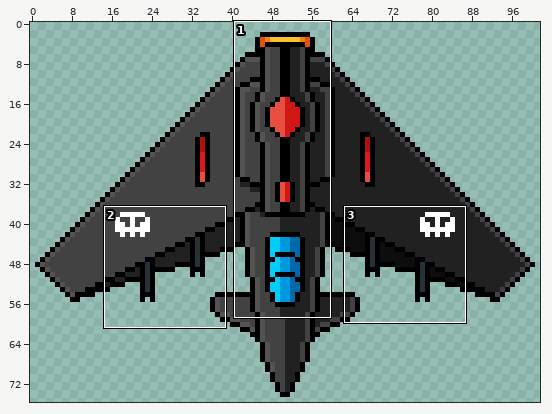
File history of a sprite sheet, Assets/Img/Enemies/Pirate_Boss.png. The picture above shows the old version from afar; the outline marks the close-up.
Close-up. Old version:
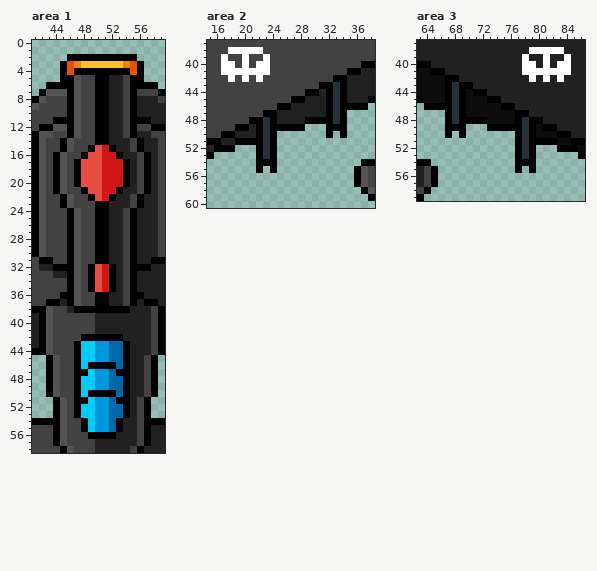
The file is 102x76 pixels. Shown: area 1: x 41..59, y 0..58; area 2: x 15..38, y 37..60; area 3: x 63..86, y 37..59.
After:
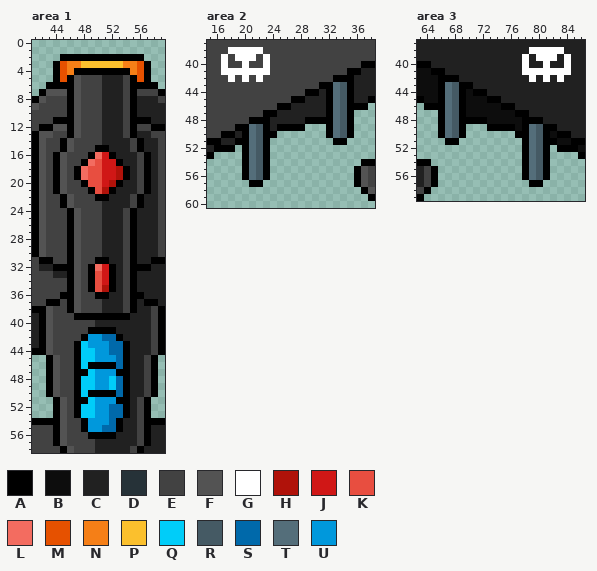
Palette (. is transparent): A #000000  B #0d0d0d  C #212121  D #263238  E #424242  F #535353  G #ffffff  H #b0120a  J #d01716  K #e84e40  L #f36c60  M #e65100  N #f57f17  P #fbc02d  Q #00cdf9  R #455a64  S #0069aa  T #546e7a  U #0098dc
From old to new:
Changed rows in their new state; - is an unchanged pixel.
Area 1:
first column x 44:
 2 -A----------A-
 3 AMN--------NMA
 4 AMN--------NMA
 5 AM----EC----MA
 6 ------EC------
 7 ------EC------
 8 ------EC------
 9 ------EC------
10 ------EC------
11 ------EC------
12 ------EC------
13 ------EC------
14 ------EC------
15 -----EAAC-----
16 ----EAL-AC----
17 ---EAL---AC---
18 ----L----H----
19 ----L----H----
20 ---EA---HAC---
21 ----EA-HAC----
22 -----EAAC-----
23 ------EC------
24 ------EC------
25 ------EC------
26 ------EC------
27 ------EC------
28 ------EC------
29 ------EC------
30 ------EC------
32 ------L-------
35 -------H------
37 -E----EC------
38 --AFEEECCCEA--
39 ---AAAAAAAA---
41 -----AAAA-----
42 -----UUSS-----
43 -----U--------
45 --------U-----
47 --------U-----
48 --------Q-----
49 --------Q-----
51 --------U-----
54 -----U--------
55 -----U-S------
Area 2:
first column x 18:
39 -G-G--------------
40 E---E-------------
42 -----------------A
43 ---------------TRA
44 ---------------TRA
45 ---------------TRA
46 ---------------TR-
47 ---------------TRA
48 -----AC--------TRA
49 ---TRAC--------TRA
50 --ATRA---------TRA
51 ---TRA.--------AA-
52 --ATRA.-----------
53 --ATRA.-----------
54 --ATR-.-----------
55 --ATRA.-----------
56 --ATRA------------
57 ---AA-------------
Area 3:
first column x 66:
39 --------------G-G-
40 -------------C---C
42 A-----------------
43 ATR---------------
44 ATR---------------
45 ATR---------------
46 -TR---------------
47 ATR---------------
48 ATR--------BA-----
49 ATR--------BATR---
50 ATR---------ATRA--
51 -AA--------.ATR---
52 -----------.ATRA--
53 -----------.ATRA--
54 -----------.-TRA--
55 -----------.ATRA--
56 ------------ATRA--
57 -------------AA---
